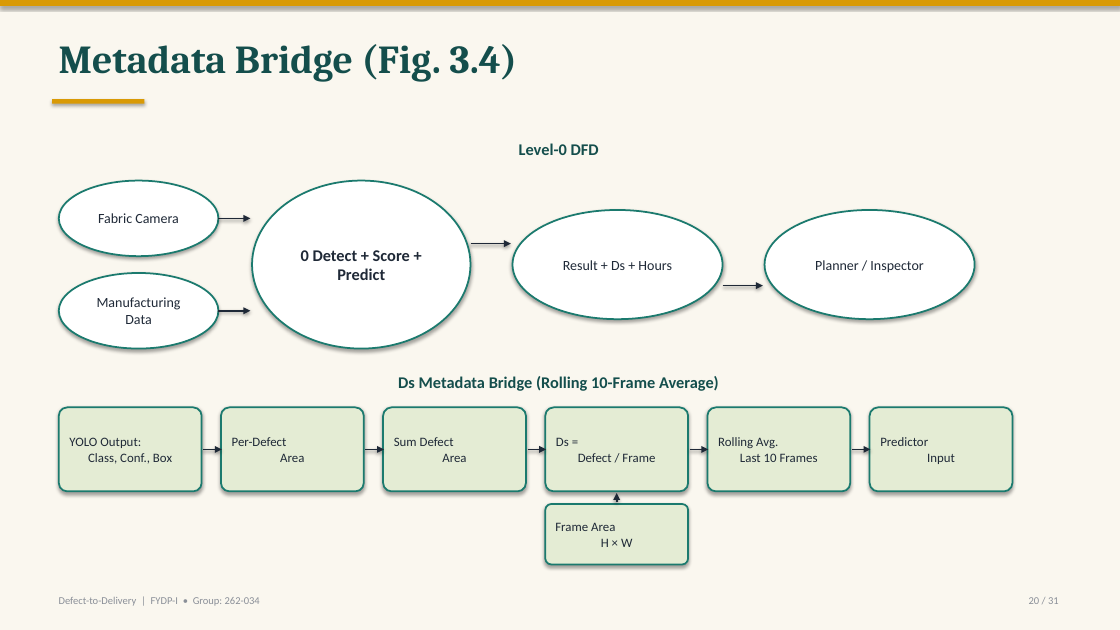
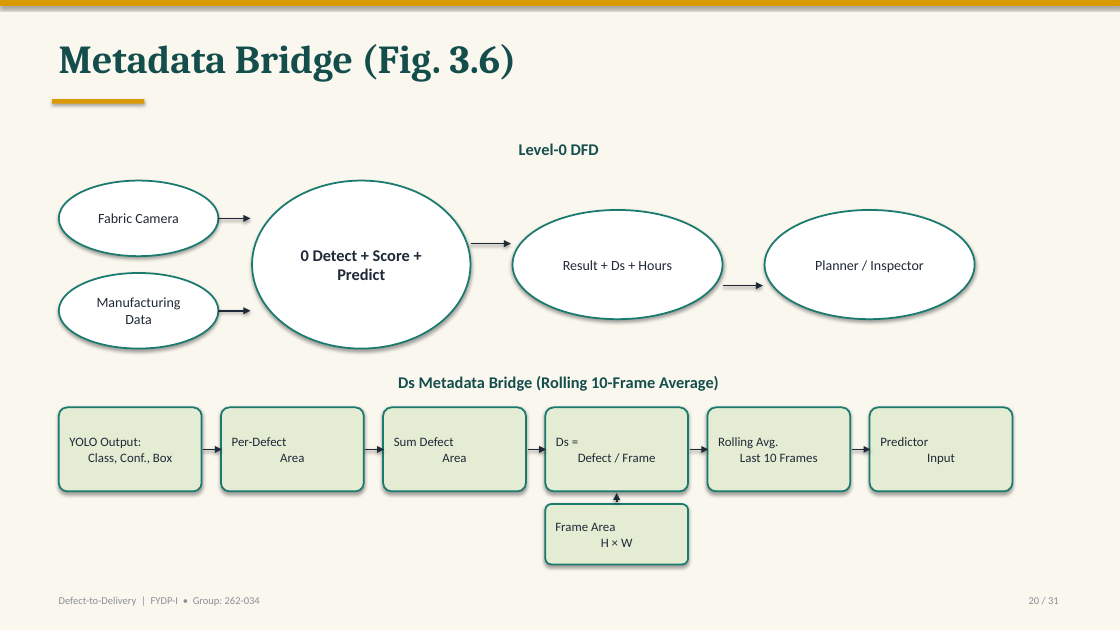
Before and after one commit to labib-ux/FYDP, a slide deck: slide 20 of slides/FYDP-I_Defect-to-Delivery.pptx. Drawn at 1120x630 pixels with LibreOffice and Linux fonts; fonts in the diff are those of the drawing. Boxes give left, top, right and bottom in pixels: in the first picture for what was removed or moved away, otherwise in the second. Text is boxed around its words. In the diff, an @@ line names an element or a change of style, - is before the commit and + after.

```diff
--- a/slides/FYDP-I_Defect-to-Delivery.pptx
+++ b/slides/FYDP-I_Defect-to-Delivery.pptx
@@ text at (59,44,517,82): text changed @@
-Metadata Bridge (Fig. 3.4)
+Metadata Bridge (Fig. 3.6)
```
Also in this commit, not shown: 6 other slides changed.
